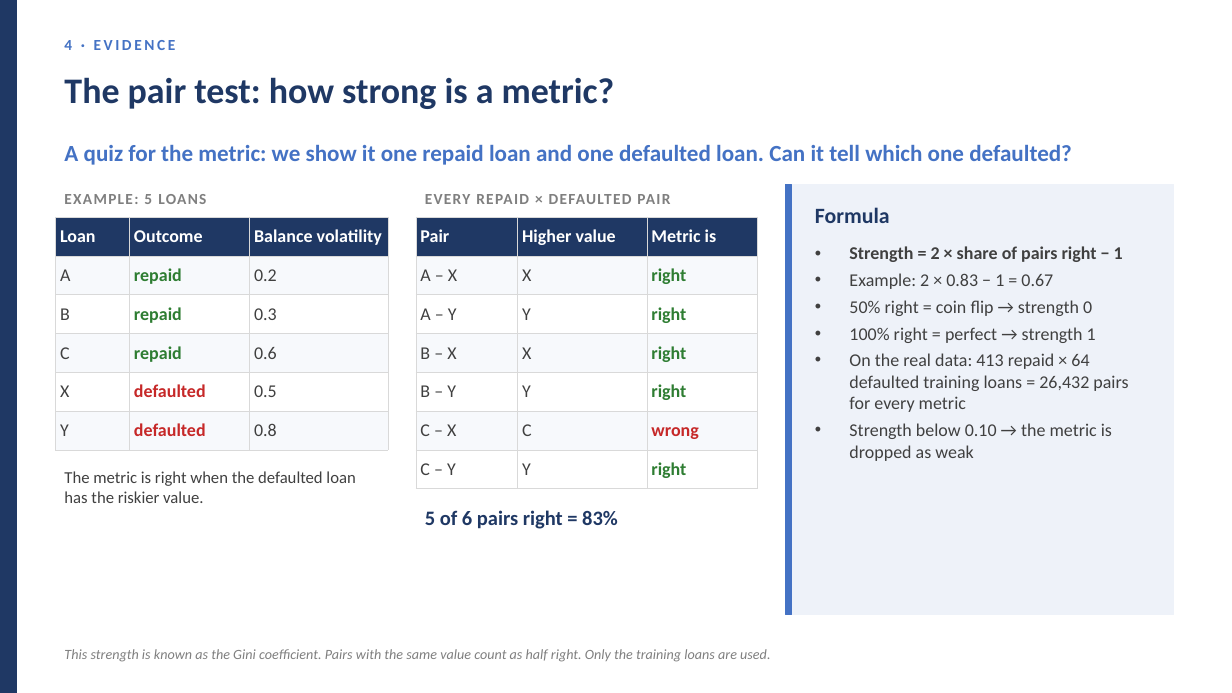
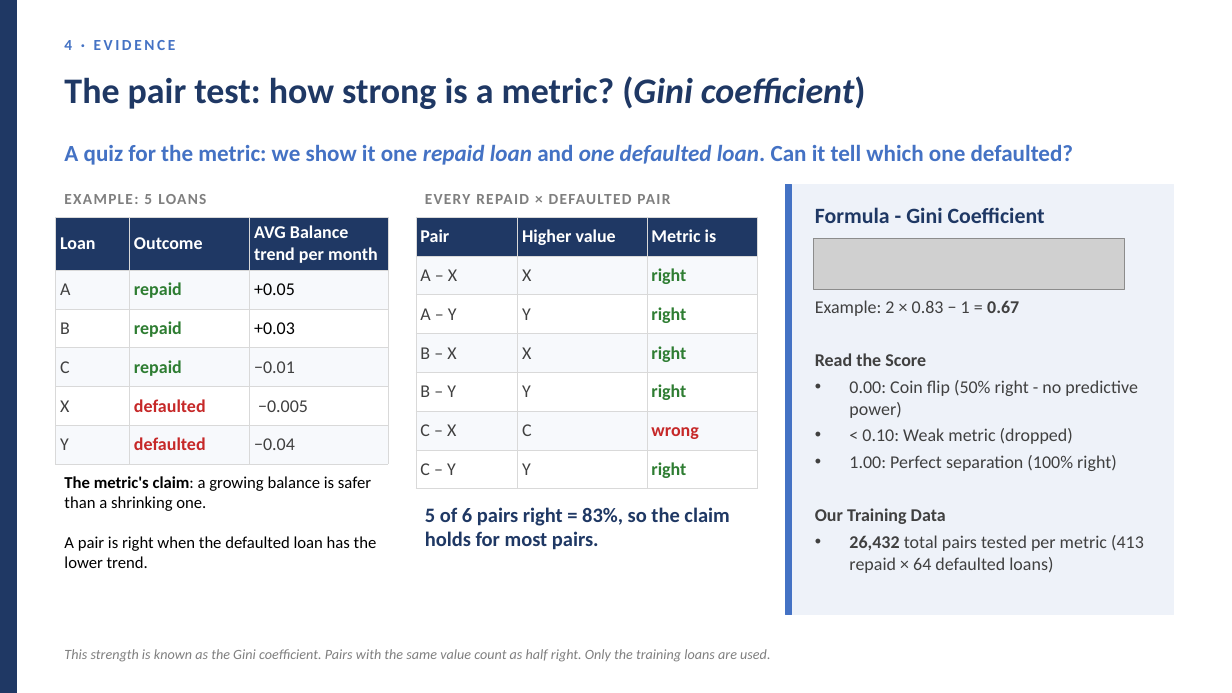
Before and after one commit to huotrithy/da-assignment-risk-scoring, a slide deck: slide 16 of docs/Final_Presentation.pptx. Drawn at 1232x693 pixels with LibreOffice and Linux fonts; fonts in the diff are those of the drawing; grey boxes stand for pictures. Boxes give left, top, right and bottom in pixels: in the first picture for what was removed or moved away, otherwise in the second. Text is boxed around its words. In the diff, an @@ line names an element or a change of style, - is before the commit and + after.

```diff
--- a/docs/Final_Presentation.pptx
+++ b/docs/Final_Presentation.pptx
@@ text at <box>64,76,865,109</box>: text changed @@
-The pair test: how strong is a metric?
+The pair test: how strong is a metric? (Gini coefficient)
@@ text "A quiz for the metric: ..." at <box>64,145,1074,165</box>: italic on in "repaid loan one defaulted loan." @@
@@ text at <box>815,207,1045,223</box>: text changed @@
-Formula
+Formula - Gini Coefficient
@@ table at <box>55,217,388,464</box> @@
-row 1, column 3: Balance volatility
+row 1, column 3: AVG Balance trend per month
-row 2, column 3: 0.2
+row 2, column 3: +0.05
-row 3, column 3: 0.3
+row 3, column 3: +0.03
-row 4, column 3: 0.6
+row 4, column 3: −0.01
-row 5, column 3: 0.5
+row 5, column 3: −0.005
-row 6, column 3: 0.8
+row 6, column 3: −0.04
@@ picture added at <box>814,238,1126,289</box> @@
@@ text at <box>849,246,1123,262</box>: paragraph removed @@
-• Strength = 2 × share of pairs right − 1
@@ text at <box>815,300,1019,316</box>: bold on in "0.67"; bullet • to none @@
@@ text at <box>815,353,1144,573</box>: text changed @@
-• 50% right = coin flip → strength 0
-• 100% right = perfect → strength 1
-• On the real data: 413 repaid × 64 defaulted training loans = 26,432 pairs for every metric
-• Strength below 0.10 → the metric is dropped as weak
+Read the Score
+• 0.00: Coin flip (50% right - no predictive power)
+• < 0.10: Weak metric (dropped)
+• 1.00: Perfect separation (100% right)
+Our Training Data
+• 26,432 total pairs tested per metric (413 repaid × 64 defaulted loans)
@@ text at <box>64,476,377,568</box>: text changed; text colour #404040 to #000000 @@
-The metric is right when the defaulted loan has the riskier value.
+The metric's claim: a growing balance is safer than a shrinking one.
+A pair is right when the defaulted loan has the lower trend.
@@ text at <box>425,507,729,550</box>: text changed @@
-5 of 6 pairs right = 83%
+5 of 6 pairs right = 83%, so the claim holds for most pairs.
```
Also in this commit, not shown: 23 other slides changed, 4 slides added, 3 slides removed, 3 other files.
